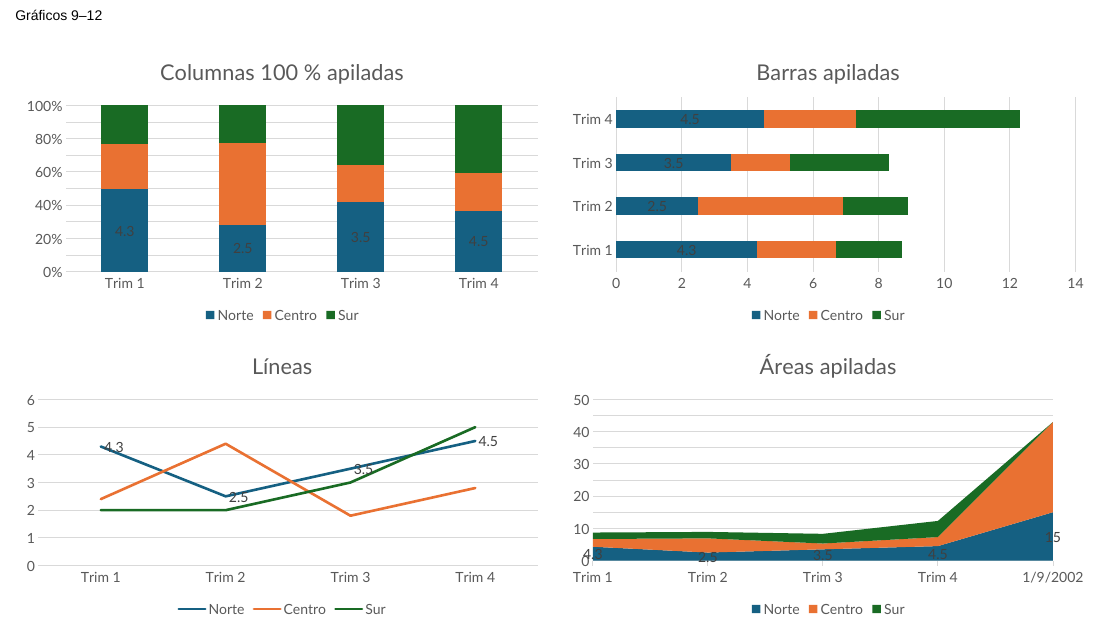
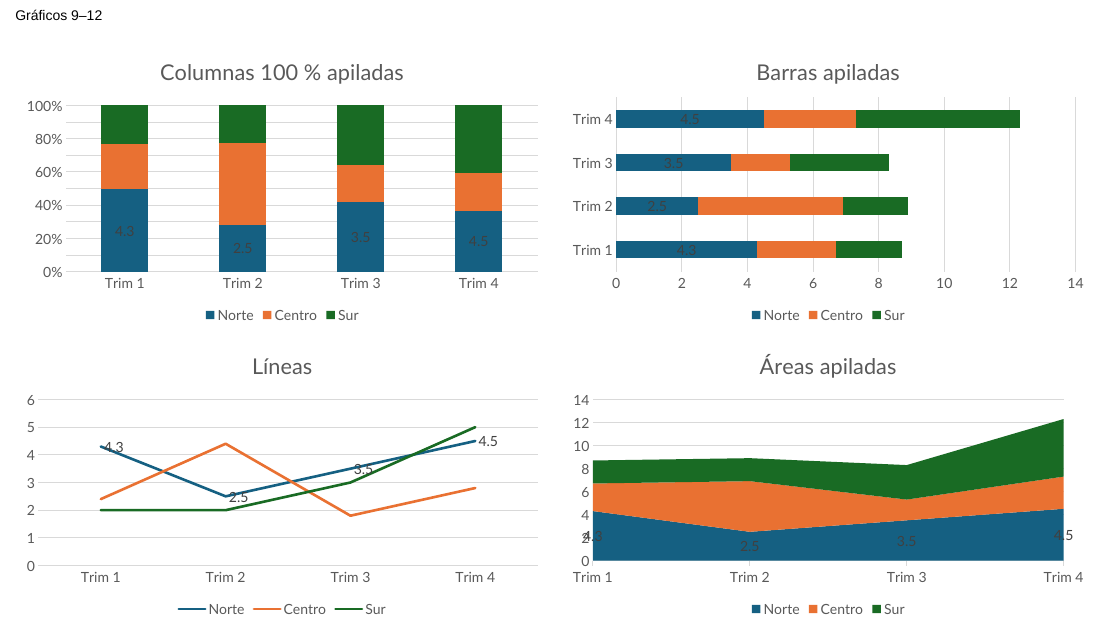
Before and after one commit to ChicoCarpio/MiniCookies-Home, a slide deck: slide 3 of comparar-pptx/corpus/12-graficos.pptx. Drawn at 1120x630 pixels with LibreOffice and Linux fonts; fonts in the diff are those of the drawing. Boxes give left, top, right and bottom in pixels: in the first picture for what was removed or moved away, otherwise in the second. Text is boxed around its words. In the diff, an @@ line names an element or a change of style, - is before the commit and + after.

```diff
--- a/comparar-pptx/corpus/12-graficos.pptx
+++ b/comparar-pptx/corpus/12-graficos.pptx
@@ area stacked chart at [562, 336, 1094, 621] @@
-categories: Trim 1, Trim 2, Trim 3, Trim 4, 1/9/2002
+categories: Trim 1, Trim 2, Trim 3, Trim 4
-Norte: 4.3, 2.5, 3.5, 4.5, 15
+Norte: 4.3, 2.5, 3.5, 4.5
-Centro: 2, 4, 2, 3, 28
+Centro: 2.4, 4.4, 1.8, 2.8
-Sur: 2, 2, 3, 5, -
+Sur: 2, 2, 3, 5
```
Also in this commit, not shown: 1 other slide changed, 14 other files.
